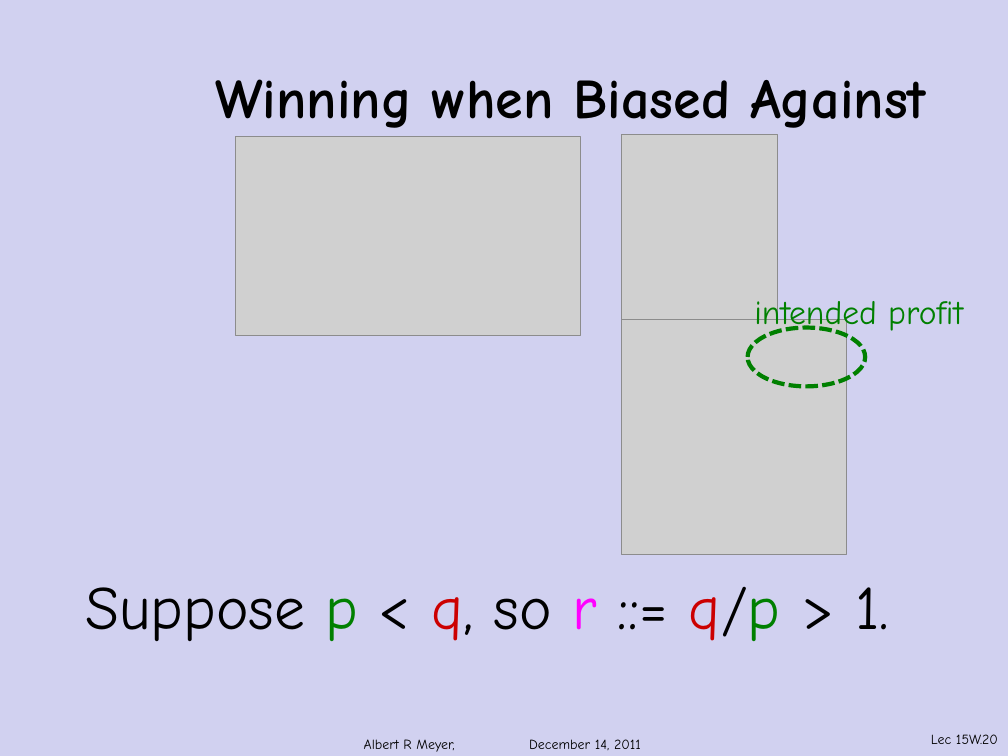
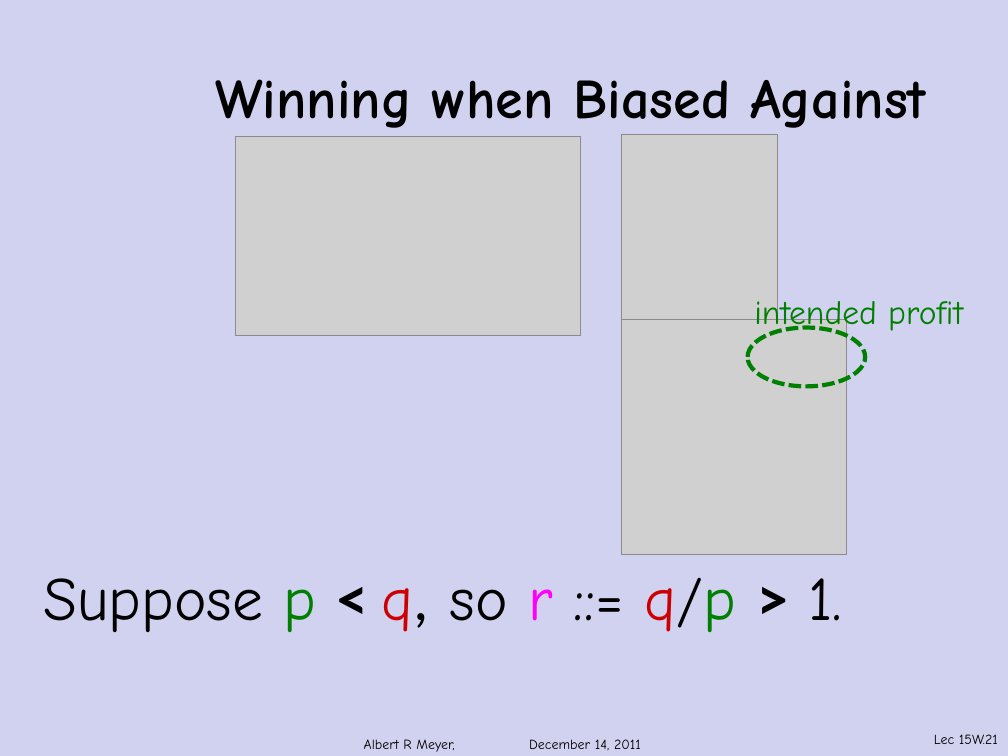
Before and after one commit to armeyer/mcs_web, a slide deck: slide 21 of fall11/slidesF11/slides15w.pptx (slide 20 before the commit). Drawn at 1008x756 pixels with LibreOffice and Linux fonts; fonts in the diff are those of the drawing; grey boxes stand for pictures; background and template pictures are left out. Boxes give left, top, right and bottom in pixels: in the first picture for what was removed or moved away, otherwise in the second. Text is boxed around its words. In the diff, an @@ line names an element or a change of style, - is before the commit and + after.

```diff
--- a/fall11/slidesF11/slides15w.pptx
+++ b/fall11/slidesF11/slides15w.pptx
@@ text "Suppose p < q, so ...": place and size @@
-text "Suppose p < q, so ..." at <box>85,586,889,641</box>
+text "Suppose p < q, so ..." at <box>43,577,842,632</box>
@@ text "Suppose p < q, so ..." at <box>43,577,842,632</box>: font Comic Neue to Calibri in "< q, >"; bold on in "< >" @@
@@ page number at <box>934,734,998,744</box>: text changed @@
-Lec 15W.20
+Lec 15W.21
```
Also in this commit, not shown: 19 other slides changed, 6 slides added, 1 other file.
